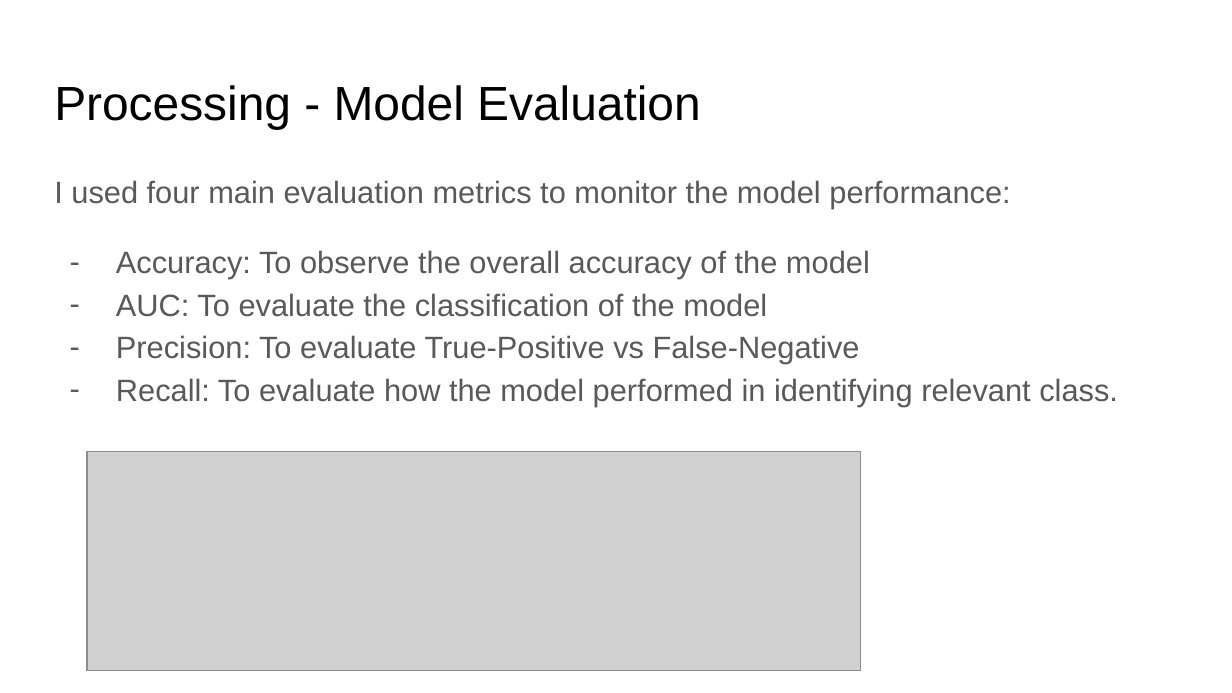
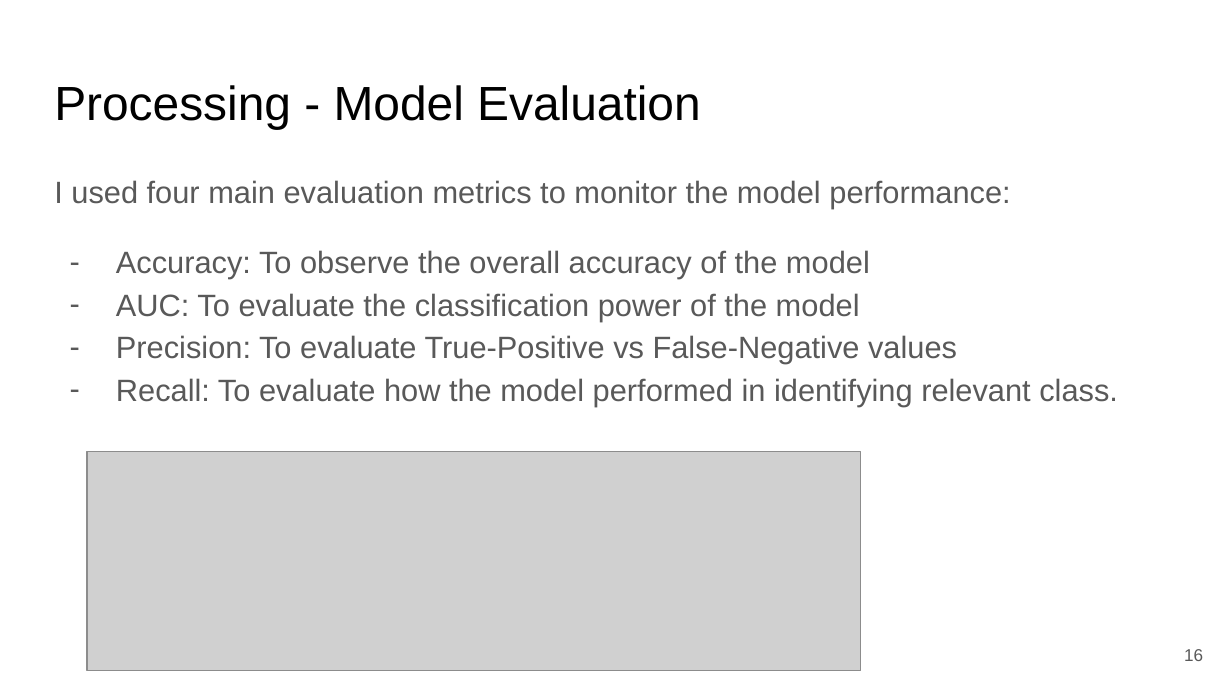
Before and after one commit to bnasr/FFN-CaseStudy, a slide deck: slide 16 of DS Growth Case Study.pptx. Drawn at 1232x693 pixels with LibreOffice and Linux fonts; fonts in the diff are those of the drawing; grey boxes stand for pictures. Boxes give left, top, right and bottom in pixels: in the first picture for what was removed or moved away, otherwise in the second. Text is boxed around its words. In the diff, an @@ line names an element or a change of style, - is before the commit and + after.

```diff
--- a/DS Growth Case Study.pptx
+++ b/DS Growth Case Study.pptx
@@ text at [116, 293, 957, 364]: text changed @@
-– AUC: To evaluate the classification of the model
-– Precision: To evaluate True-Positive vs False-Negative
+– AUC: To evaluate the classification power of the model
+– Precision: To evaluate True-Positive vs False-Negative values
@@ page number added at [1184, 649, 1203, 661], 10 pt, text #595959 @@
+16
```
Also in this commit, not shown: 23 other slides changed, 1 slide added, 1 other file.
